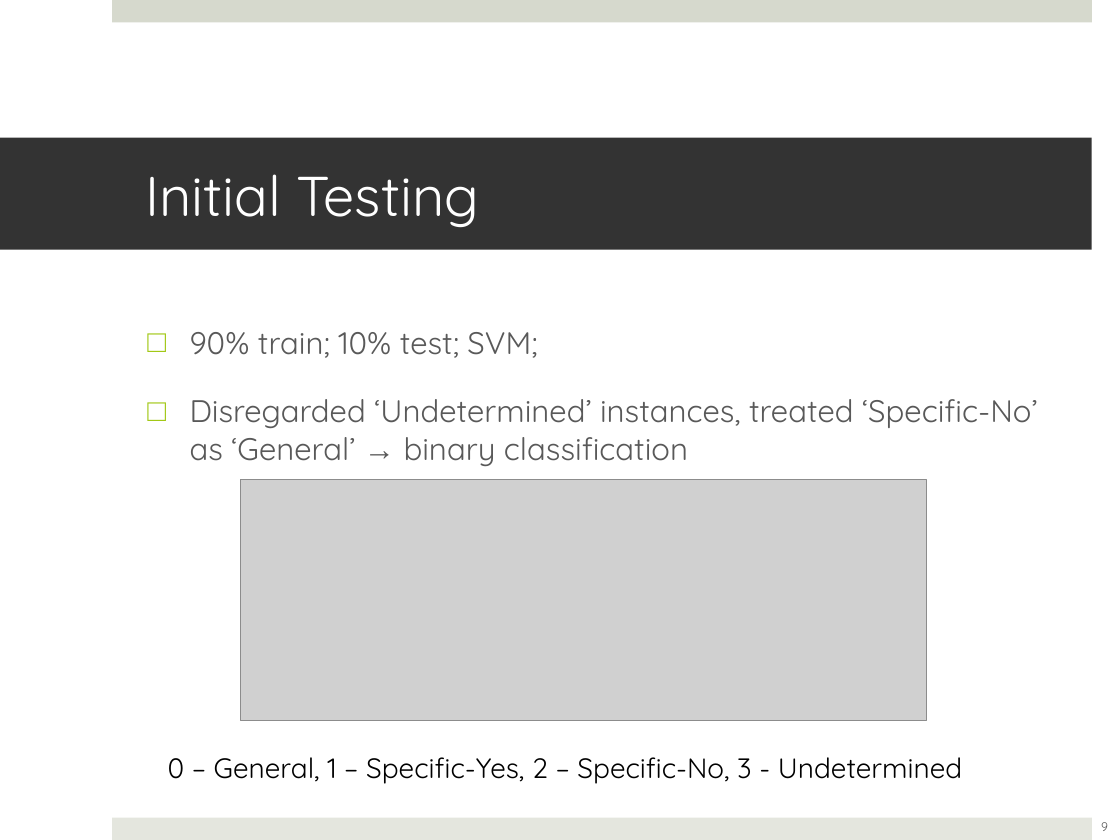
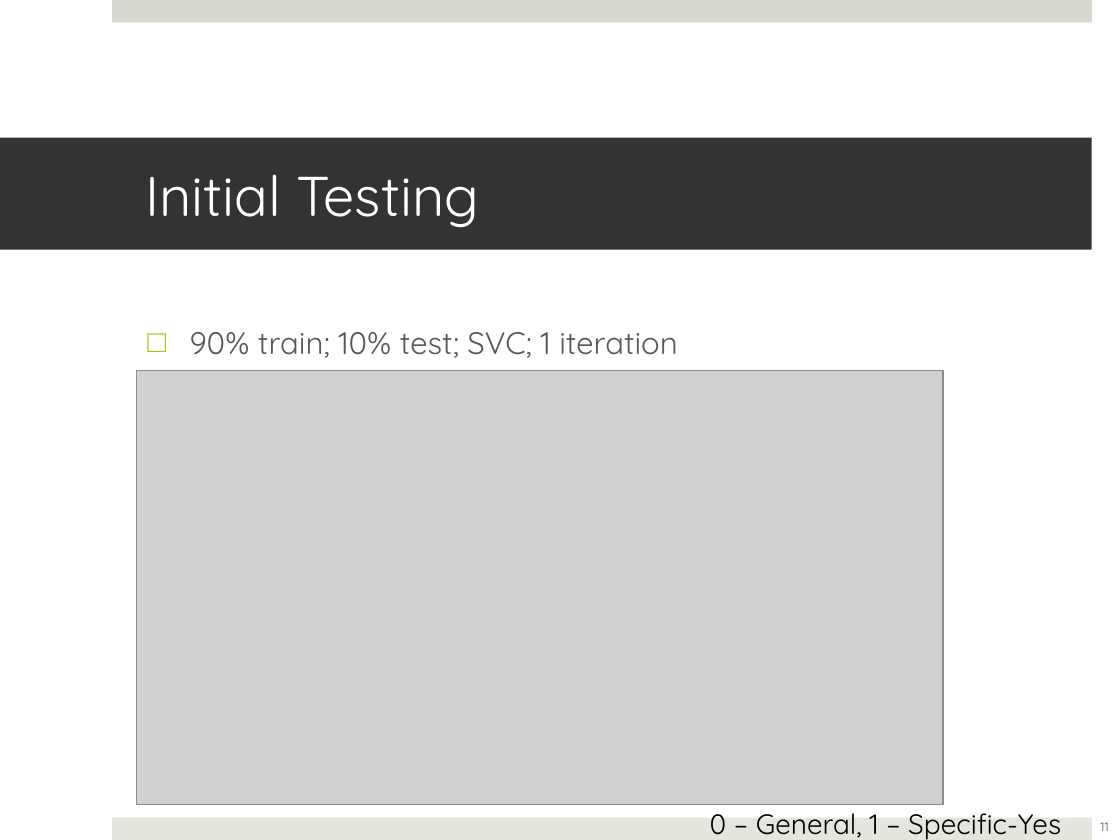
Before and after one commit to lwheng/fyp, a slide deck: slide 11 of presentation/fypupdate-2012-09-28.ppt (slide 9 before the commit). Drawn at 1120x840 pixels with LibreOffice and Linux fonts; fonts in the diff are those of the drawing; grey boxes stand for pictures. Boxes give left, top, right and bottom in pixels: in the first picture for what was removed or moved away, otherwise in the second. Text is boxed around its words. In the diff, an @@ line names an element or a change of style, - is before the commit and + after.

Commit message:
slides

```diff
--- a/presentation/fypupdate-2012-09-28.ppt
+++ b/presentation/fypupdate-2012-09-28.ppt
@@ text at <box>190,332,678,358</box>: text changed @@
-□ 90% train; 10% test; SVM;
-□ Disregarded ‘Undetermined’ instances, treated ‘Specific-No’ as ‘General’ → binary classification
+□ 90% train; 10% test; SVC; 1 iteration
@@ picture: place and size @@
-picture at <box>241,479,927,720</box>
+picture at <box>137,371,943,805</box>
@@ text at <box>710,813,1061,840</box>: text changed @@
-0 – General, 1 – Specific-Yes, 2 – Specific-No, 3 - Undetermined
+0 – General, 1 – Specific-Yes
@@ page number at <box>1100,822,1108,831</box>: text changed @@
-9
+11
```
Also in this commit, not shown: 5 other slides changed, 2 slides added, 5 other files.
